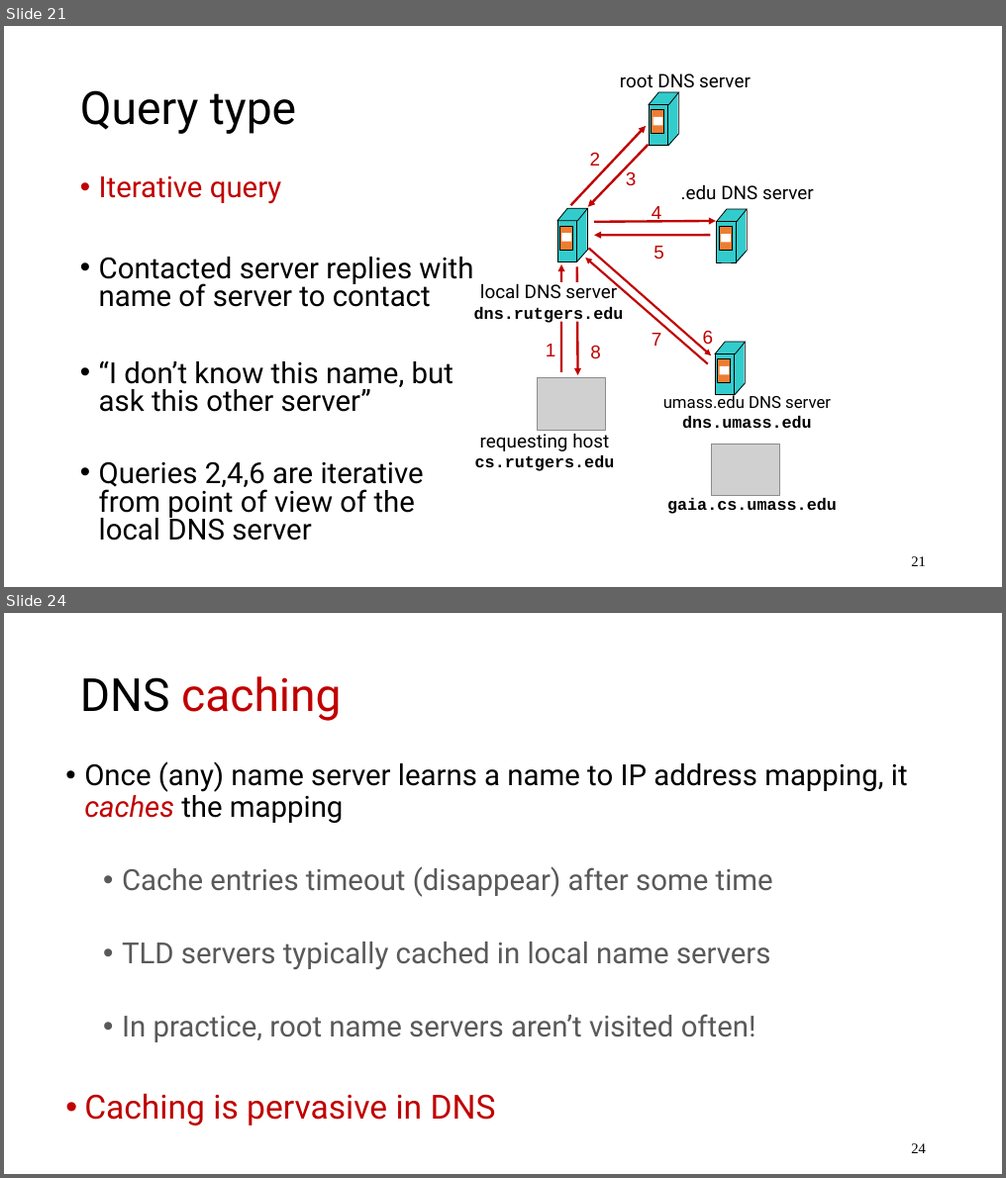
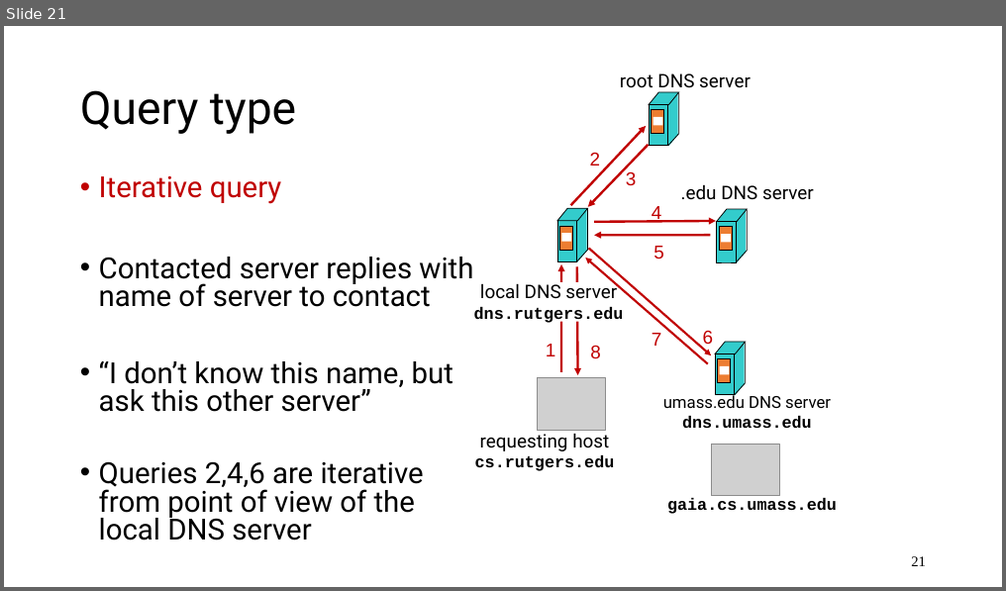
Before and after one commit to ngsrinivas/coursegen, a slide deck: ex/352-F24/staging/352-F24/lectures/04-app-dns.pptx. Shown one above the other, each under a label of ours: slides 21 and 24 before the commit, slide 21 after it; the slides between them are not shown. The pictures are 1006x1178 and 1006x591 pixels, drawn with LibreOffice and Linux fonts; fonts in the diff are those of the drawing; grey boxes stand for pictures. Boxes give left, top, right and bottom in pixels: in the first picture for what was removed or moved away, otherwise in the second. Text is boxed around its words. In the diff, an @@ line names an element or a change of style, - is before the commit and + after.

```diff
--- a/ex/352-F24/staging/352-F24/lectures/04-app-dns.pptx
+++ b/ex/352-F24/staging/352-F24/lectures/04-app-dns.pptx
@@ slide 24 removed at <box>4,613,1002,1174</box>, background #FFFFFF @@
@@ title removed at <box>80,676,341,721</box> @@
-DNS caching
@@ text removed at <box>84,761,908,1126</box> @@
-• Once (any) name server learns a name to IP address mapping, it caches the mapping
-  • Cache entries timeout (disappear) after some time
-  • TLD servers typically cached in local name servers
-  • In practice, root name servers aren’t visited often!
-• Caching is pervasive in DNS
@@ page number removed at <box>911,1144,926,1154</box> @@
-24
```
Also in this commit, not shown: 10 other slides removed, 4 other files.
